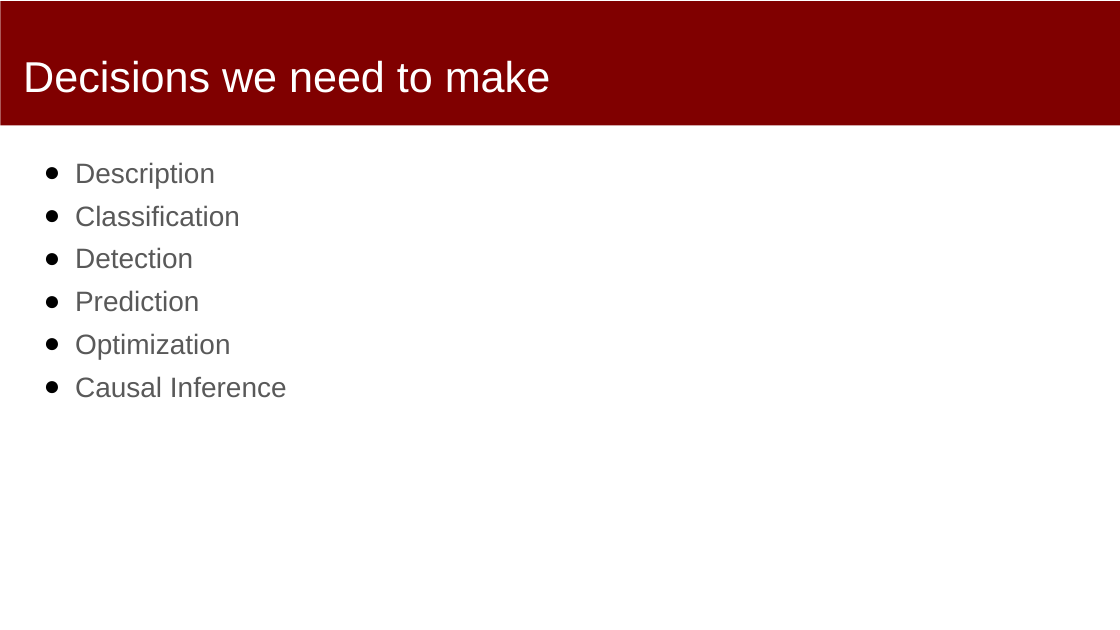
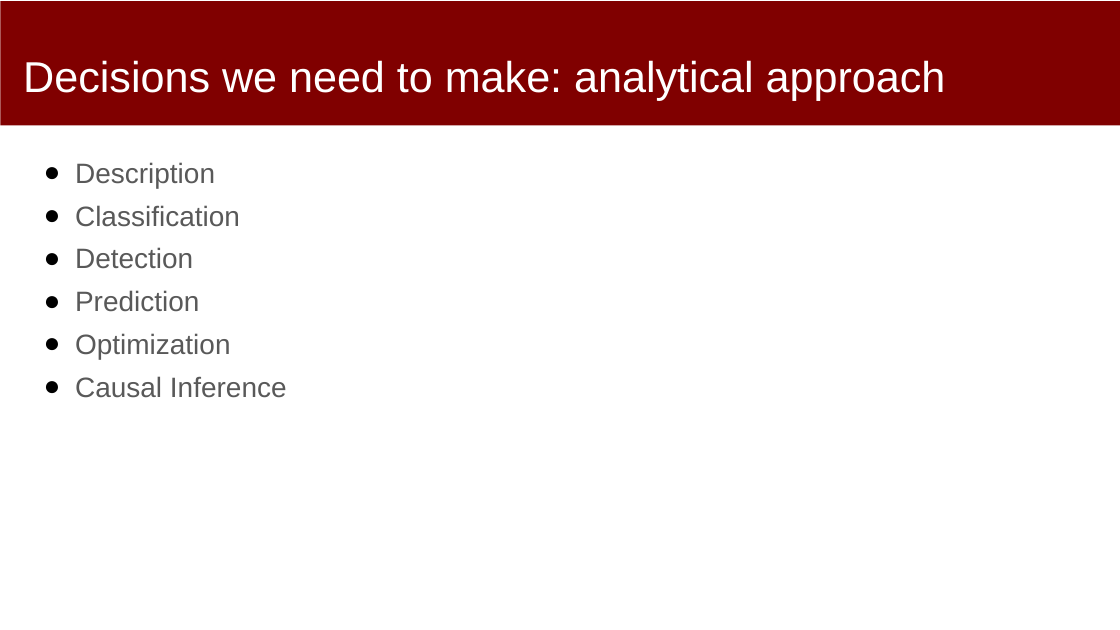
Before and after one commit to dssg/mlforpublicpolicylab, a slide deck: slide 4 of 03 - Data Exploration, Analytical Formulation, and Baselines/formulation-and-baselines.pptx. Drawn at 1120x630 pixels with LibreOffice and Linux fonts; fonts in the diff are those of the drawing. Boxes give left, top, right and bottom in pixels: in the first picture for what was removed or moved away, otherwise in the second. Text is boxed around its words. In the diff, an @@ line names an element or a change of style, - is before the commit and + after.

```diff
--- a/03 - Data Exploration, Analytical Formulation, and Baselines/formulation-and-baselines.pptx
+++ b/03 - Data Exploration, Analytical Formulation, and Baselines/formulation-and-baselines.pptx
@@ title at [23, 60, 946, 101]: text changed @@
-Decisions we need to make
+Decisions we need to make: analytical approach
```
Also in this commit, not shown: 2 other slides changed, 6 slides added, 2 slides removed.
